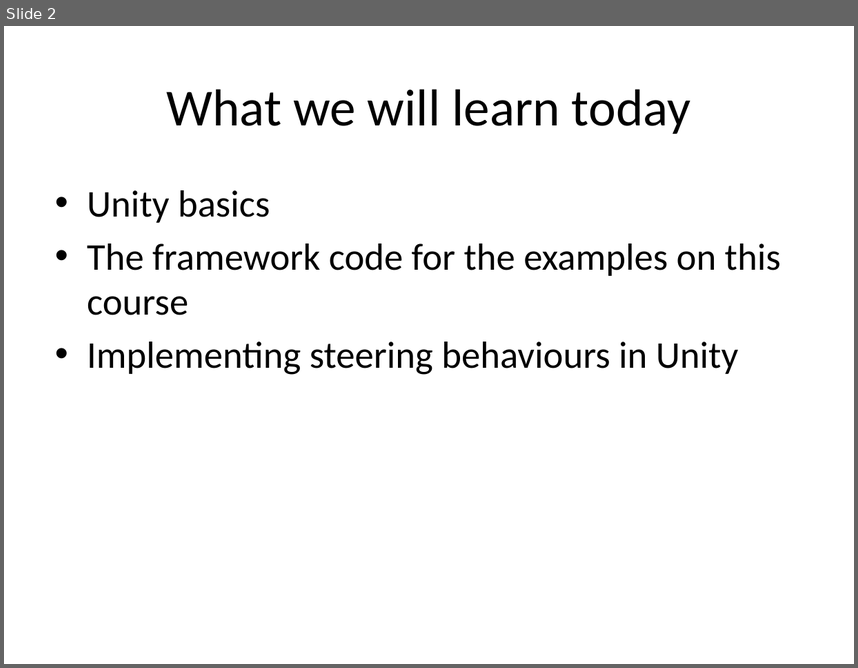
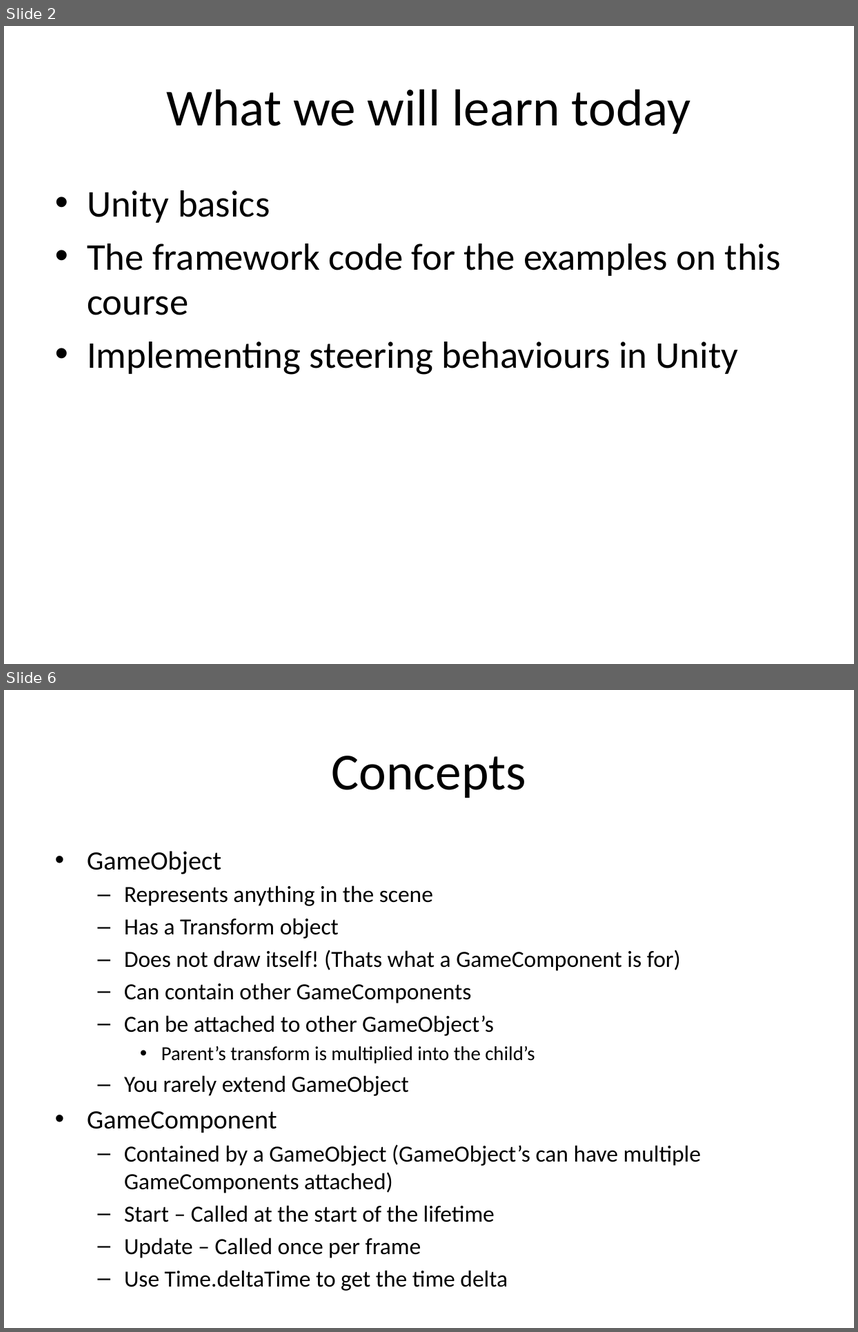
Before and after one commit to skooter500/UnitySteeringBehaviours, a slide deck: Lectures/Game AI 3.pptx. Shown one above the other, each under a label of ours: slide 2 before the commit, slides 2 and 6 after it; the slides between them are not shown. The pictures are 858x668 and 858x1332 pixels, drawn with LibreOffice and Linux fonts; fonts in the diff are those of the drawing; background and template pictures are left out. Boxes give left, top, right and bottom in pixels: in the first picture for what was removed or moved away, otherwise in the second. Text is boxed around its words. In the diff, an @@ line names an element or a change of style, - is before the commit and + after.

```diff
--- a/Lectures/Game AI 3.pptx
+++ b/Lectures/Game AI 3.pptx
@@ slide 6 added at <box>4,690,854,1328</box>, background #FFFFFF @@
@@ title added at <box>332,756,526,798</box>, 44 pt, text #000000 @@
+Concepts
@@ text added at <box>87,851,702,1290</box>, 19.6 pt, text #000000 @@
+• GameObject
+  – Represents anything in the scene
+  – Has a Transform object
+  – Does not draw itself! (Thats what a GameComponent is for)
+  – Can contain other GameComponents
+  – Can be attached to other GameObject’s
+    • Parent’s transform is multiplied into the child’s
+  – You rarely extend GameObject
+• GameComponent
+  – Contained by a GameObject (GameObject’s can have multiple GameComponents attached)
+  – Start – Called at the start of the lifetime
+  – Update – Called once per frame
+  – Use Time.deltaTime to get the time delta
```
Also in this commit, not shown: 22 other slides added, 19 other files.
